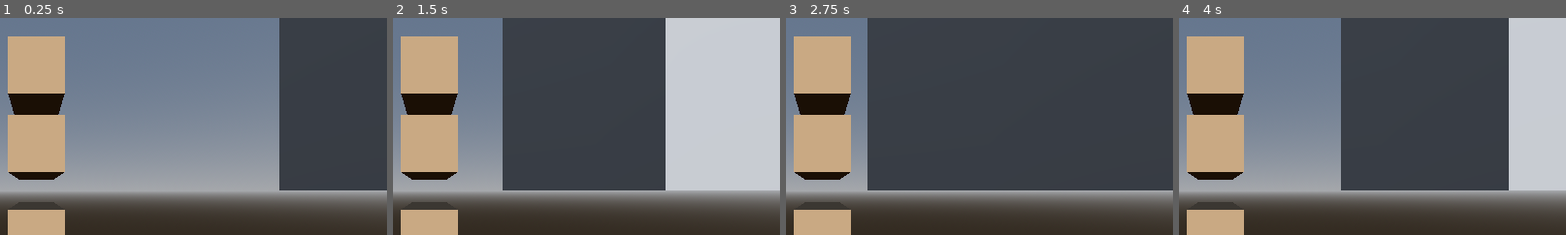
Above: before the commit, frames 1-4 (left to right).
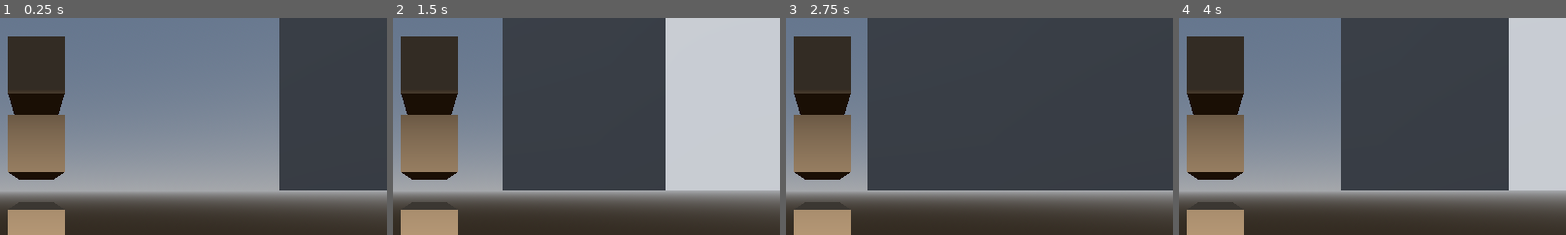
Above: after the commit, the same moments.

Repository: miloszmn7/rwr
Game: Godot game, scene res://main.tscn
Two runs of this game, one before a commit and one after it. Both use one fixed random seed, a clock stepped at 60 frames per second and the inputs below.
Inputs:
- Up to frame 1 (0.25 s): no input
- Up to frame 2 (1.5 s): tap Enter at 0.5 s; hold Right (ui_right) 0.53-1.28 s; hold Down (ui_down) from 1.28 s (still down)
- Up to frame 3 (2.75 s): release Down (ui_down) at 2.03 s; hold Right (ui_right) from 2.03 s (still down)
- Up to frame 4 (4 s): tap Space at 2.75 s; release Right (ui_right) at 2.78 s; hold Up (ui_up) 2.78-3.53 s; hold Left (ui_left) from 3.53 s (still down)
The pictures show only the part of the screen within x 45-95%, y 10-60%; the shares and areas given below are measured in that part.

The runs differ from the first frame. In frame 1, 9.0% of the frame differs, in the area x 2-17%, y 8-97%; in frame 2, 9.0%; in frame 3, 9.0%; in frame 4, 9.0%.

Commit message:
Sceneria i rece, teleportacja i chodzenie

Diff:
--- a/project_files/main.tscn
+++ b/project_files/main.tscn
@@ -51,6 +51,17 @@
 emission_energy_multiplier = 2.0
 
 [sub_resource type="CapsuleShape3D" id="CapsuleShape3D_1bvp3"]
+radius = 0.2
+height = 1.8
+
+[sub_resource type="StandardMaterial3D" id="StandardMaterial3D_lquwl"]
+transparency = 3
+alpha_hash_scale = 0.51
+alpha_antialiasing_mode = 0
+albedo_color = Color(1, 0, 0, 1)
+
+[sub_resource type="CapsuleMesh" id="CapsuleMesh_7mycd"]
+material = SubResource("StandardMaterial3D_lquwl")
 radius = 0.2
 height = 1.8
 
@@ -158,3 +169,6 @@
 [node name="CollisionShape3D" type="CollisionShape3D" parent="Player"]
 transform = Transform3D(1, 0, 0, 0, 1, 0, 0, 0, 1, 0, 0.9, 0)
 shape = SubResource("CapsuleShape3D_1bvp3")
+
+[node name="MeshInstance3D" type="MeshInstance3D" parent="Player/CollisionShape3D"]
+mesh = SubResource("CapsuleMesh_7mycd")
Not shown: 1 places in project_files/main.tscn that only renumber resources
Not shown, changed: docs/index.html
Not shown, changed: docs/index.pck
